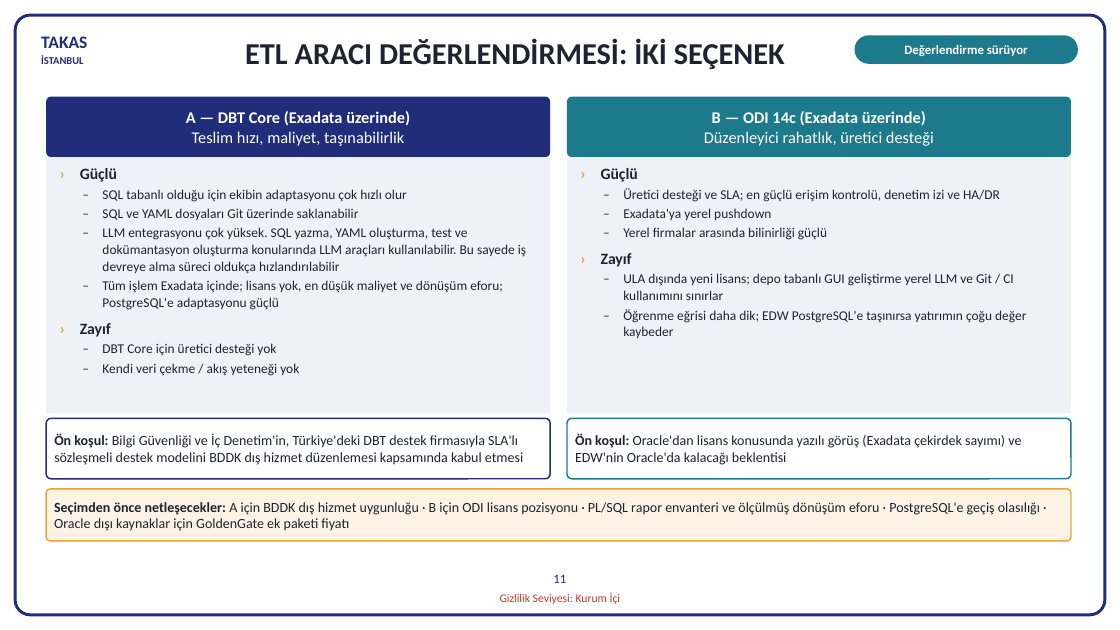
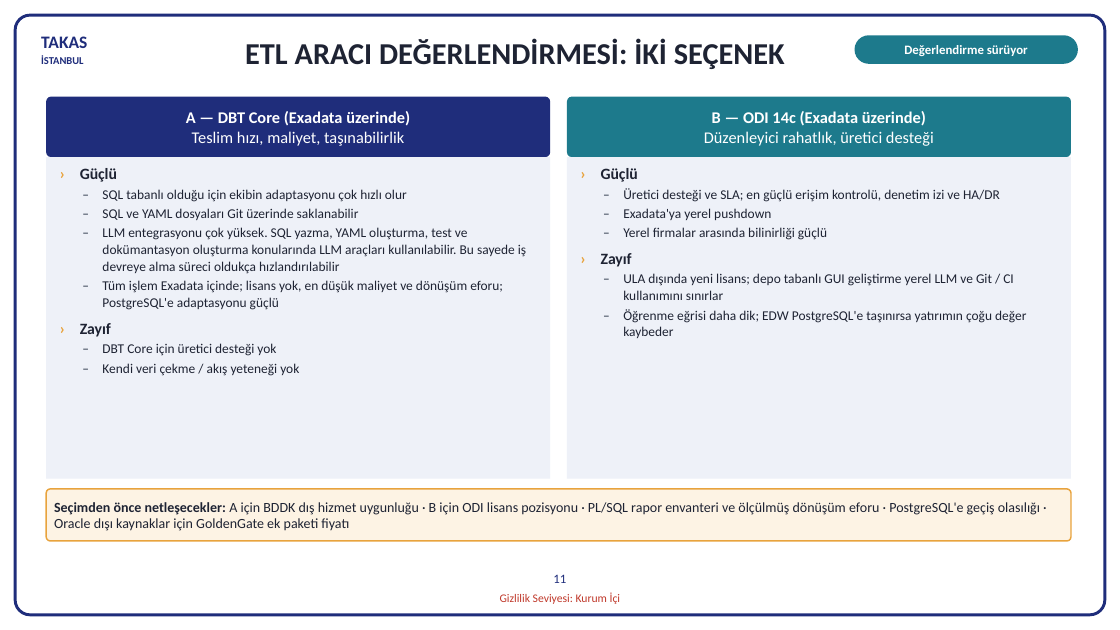
Before and after one commit to hanifidemirel0/Cursor-Projects, a slide deck: slide 11 of outputs/dwh-sunum-kasim-2026/5 - DWHSunum_Kasim2026.pptx. Drawn at 1120x630 pixels with LibreOffice and Linux fonts; fonts in the diff are those of the drawing. Boxes give left, top, right and bottom in pixels: in the first picture for what was removed or moved away, otherwise in the second. Text is boxed around its words. In the diff, an @@ line names an element or a change of style, - is before the commit and + after.

```diff
--- a/outputs/dwh-sunum-kasim-2026/5 - DWHSunum_Kasim2026.pptx
+++ b/outputs/dwh-sunum-kasim-2026/5 - DWHSunum_Kasim2026.pptx
@@ rectangle resized from (x1=46, y1=157, x2=550, y2=413) to (x1=46, y1=157, x2=550, y2=479) @@
@@ rectangle resized from (x1=567, y1=157, x2=1071, y2=413) to (x1=567, y1=157, x2=1071, y2=479) @@
@@ rounded rectangle removed at (x1=46, y1=418, x2=550, y2=479) @@
-Ön koşul: Bilgi Güvenliği ve İç Denetim'in, Türkiye'deki DBT destek firmasıyla SLA'lı sözleşmeli destek modelini BDDK dış hizmet düzenlemesi kapsamında kabul etmesi
@@ rounded rectangle removed at (x1=567, y1=418, x2=1071, y2=479) @@
-Ön koşul: Oracle'dan lisans konusunda yazılı görüş (Exadata çekirdek sayımı) ve EDW'nin Oracle'da kalacağı beklentisi
```
Also in this commit, not shown: 2 other files.
